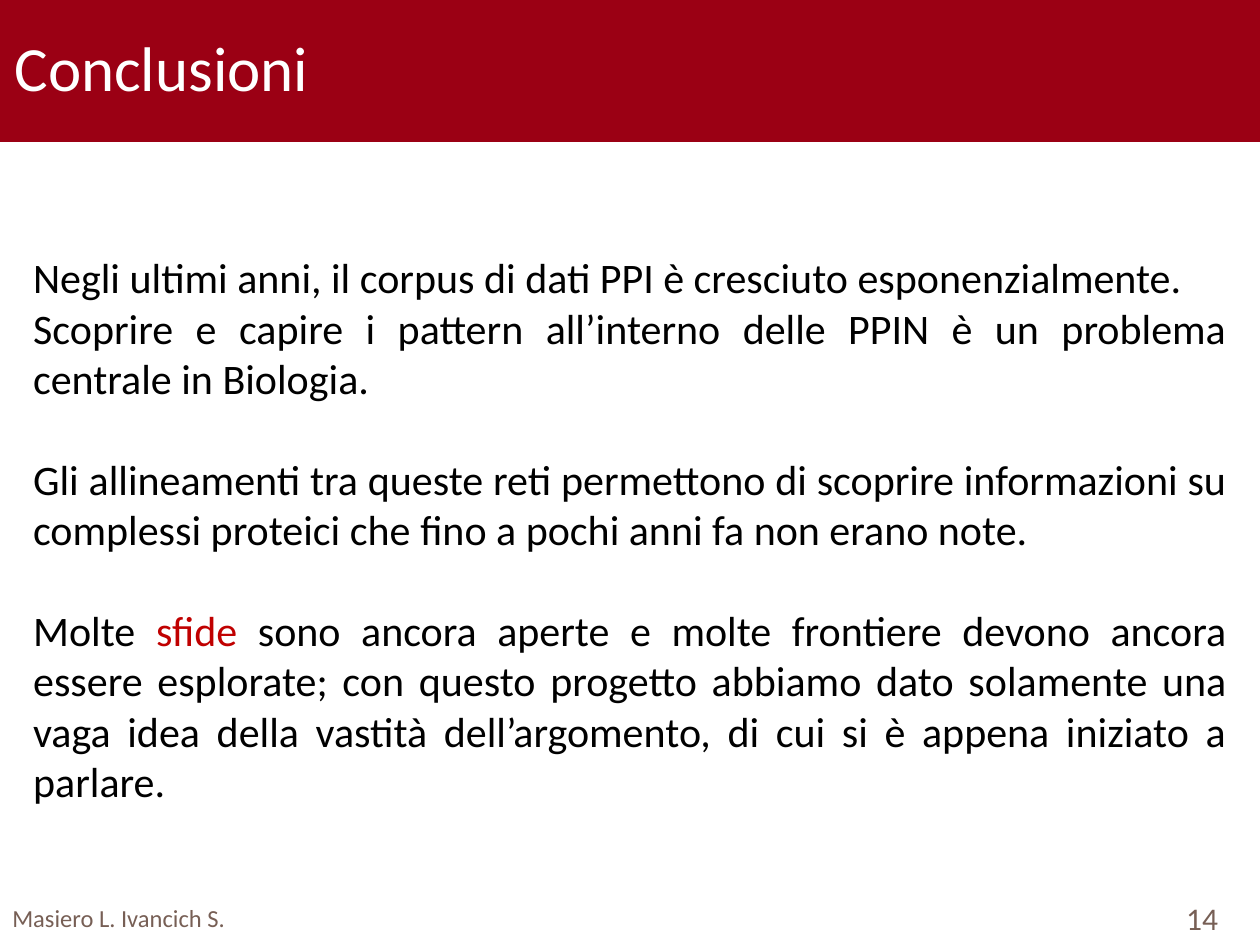
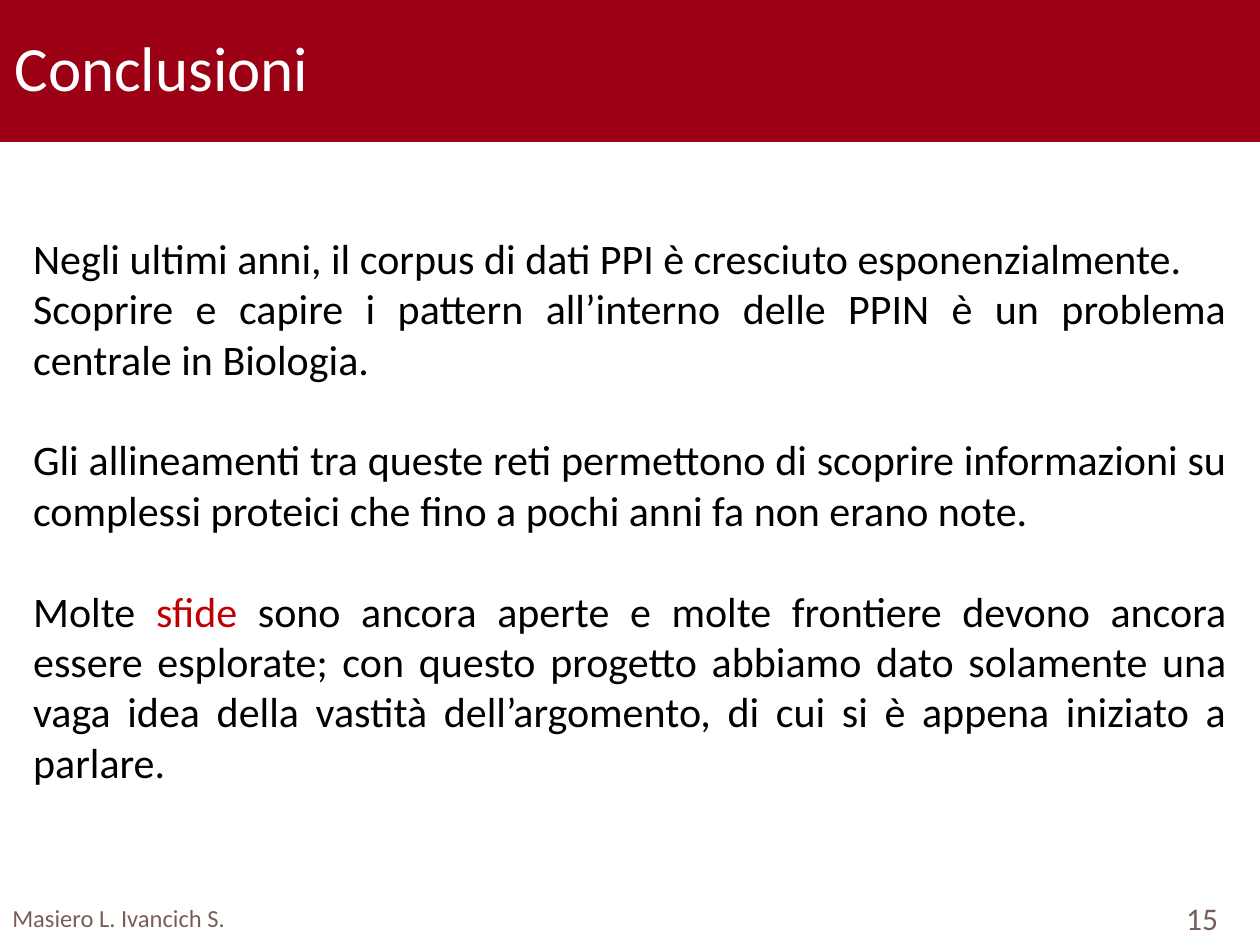
Before and after one commit to TyllanDrake/NetworkAlignment, a slide deck: slide 15 of Presentation/Presentation.pptx (slide 14 before the commit). Drawn at 1260x945 pixels with LibreOffice and Linux fonts; fonts in the diff are those of the drawing; background and template pictures are left out. Boxes give left, top, right and bottom in pixels: in the first picture for what was removed or moved away, otherwise in the second. Text is boxed around its words. In the diff, an @@ line names an element or a change of style, - is before the commit and + after.

```diff
--- a/Presentation/Presentation.pptx
+++ b/Presentation/Presentation.pptx
@@ text "Negli ultimi anni, il corpus ...": place and size @@
-text "Negli ultimi anni, il corpus ..." at (33,263,1227,804)
+text "Negli ultimi anni, il corpus ..." at (33,244,1227,785)
@@ page number at (1186,909,1218,930): text changed @@
-14
+15
```
Also in this commit, not shown: 9 other slides changed, 1 slide added.
